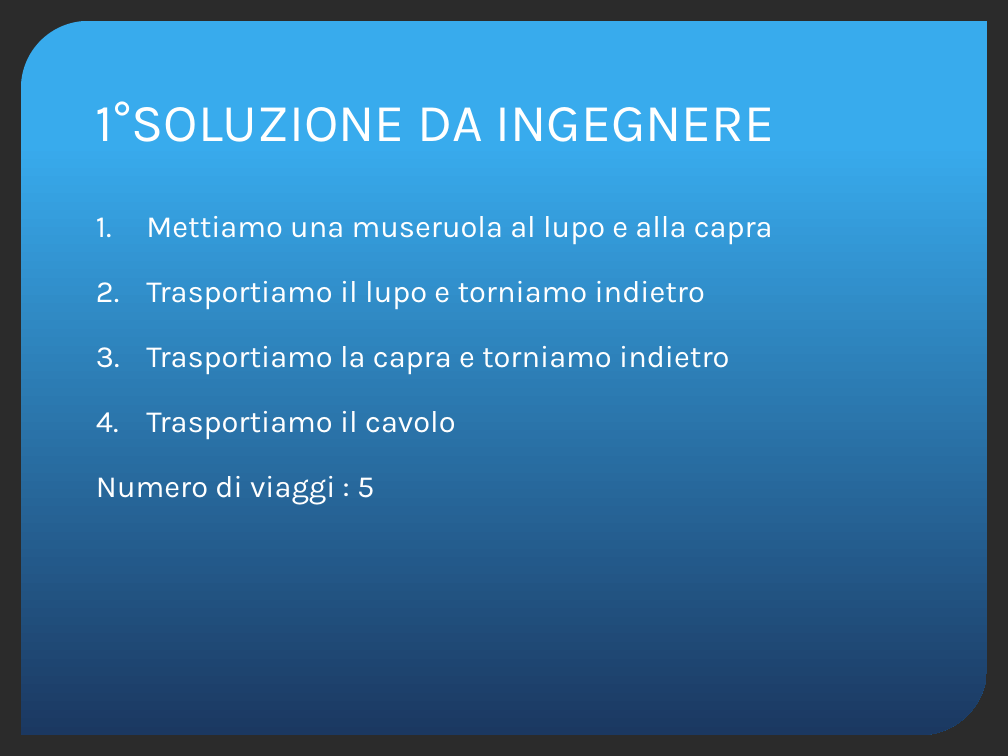
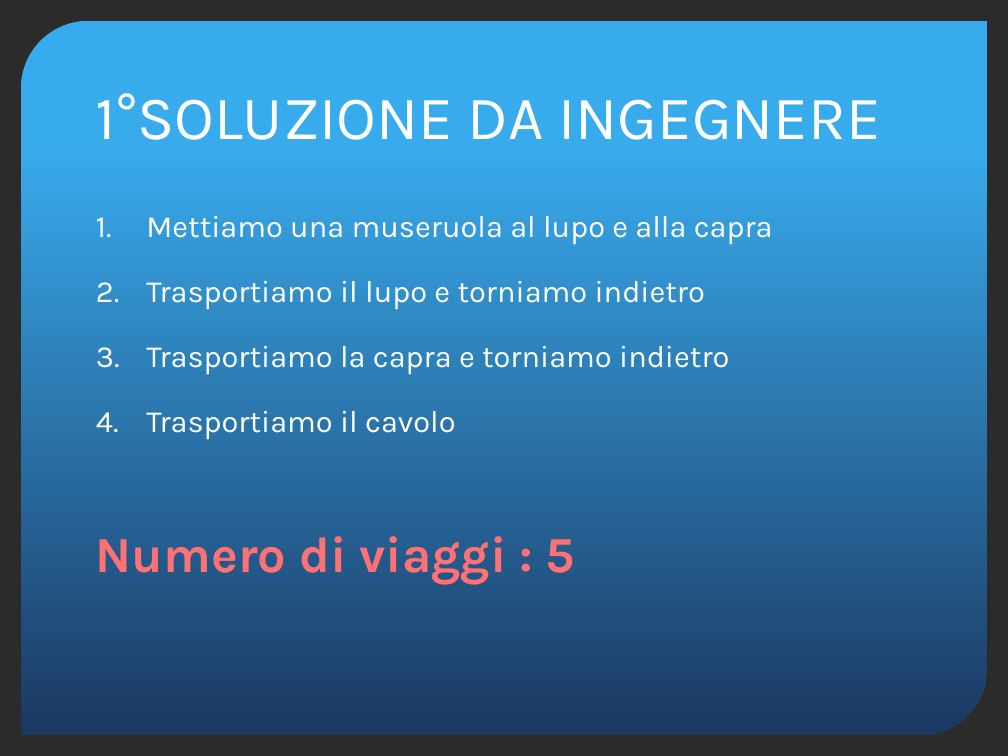
Before and after one commit to yan0z/ISW, a slide deck: slide 9 of Quesito4-presentazione.pptx. Drawn at 1008x756 pixels with LibreOffice and Linux fonts; fonts in the diff are those of the drawing; background and template pictures are left out; a plain dark background stands for a picture behind light text. Boxes give left, top, right and bottom in pixels: in the first picture for what was removed or moved away, otherwise in the second. Text is boxed around its words. In the diff, an @@ line names an element or a change of style, - is before the commit and + after.

```diff
--- a/Quesito4-presentazione.pptx
+++ b/Quesito4-presentazione.pptx
@@ title "1°SOLUZIONE DA INGEGNERE" at [96, 93, 880, 140]: size 38 to 44 pt @@
@@ text at [96, 476, 374, 505]: paragraph removed @@
-Numero di viaggi : 5
@@ text added at [96, 536, 575, 585], 36 pt, text #FF7172, bold @@
+Numero di viaggi : 5
```
Also in this commit, not shown: 9 other slides changed, 1 slide removed.
